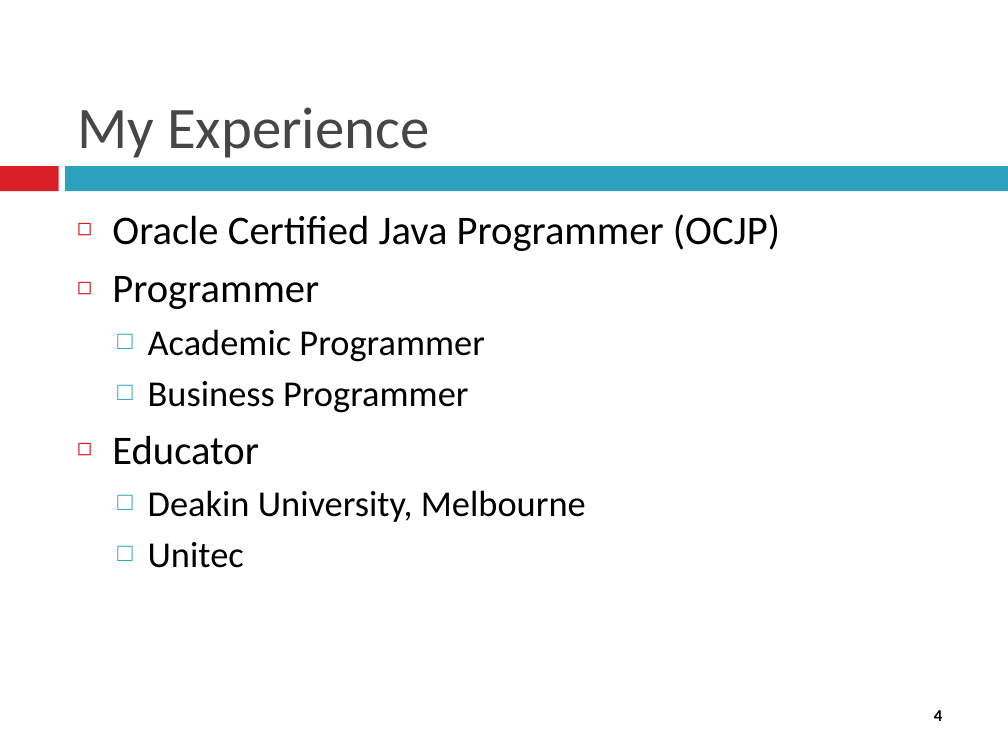
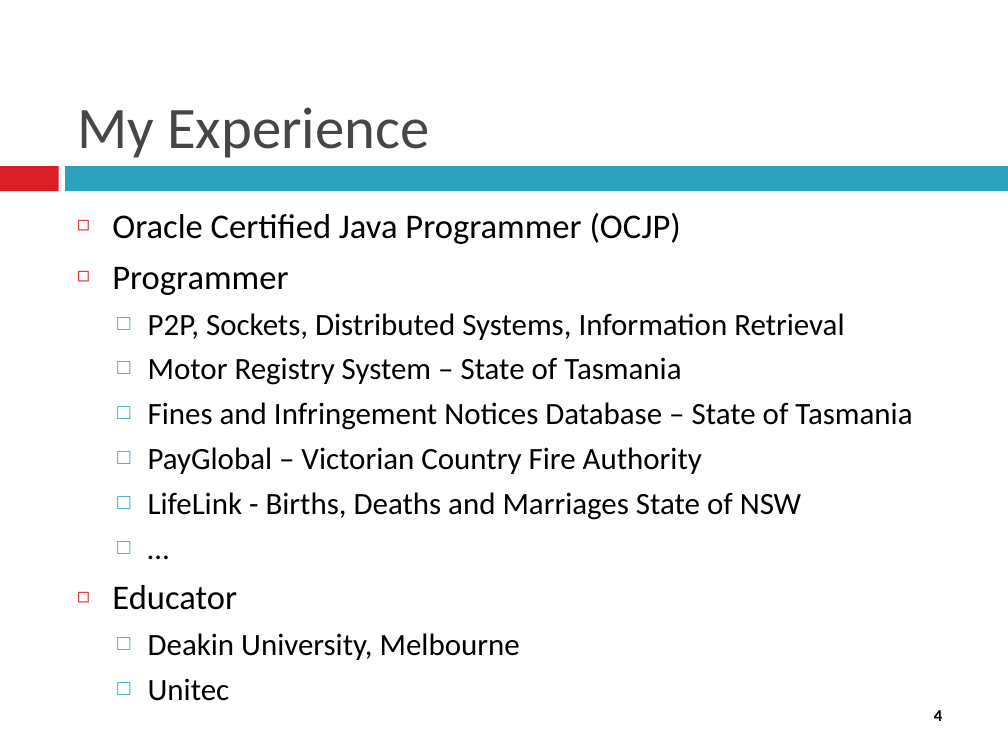
Before and after one commit to gareththomasnz/JAVAEE_Asst2, a slide deck: slide 4 of Documents/Week 1/EnterpriseJava1.pptx. Drawn at 1008x756 pixels with LibreOffice and Linux fonts; fonts in the diff are those of the drawing. Boxes give left, top, right and bottom in pixels: in the first picture for what was removed or moved away, otherwise in the second. Text is boxed around its words. In the diff, an @@ line names an element or a change of style, - is before the commit and + after.

Commit message:
Minor updates to W1 Slides

```diff
--- a/Documents/Week 1/EnterpriseJava1.pptx
+++ b/Documents/Week 1/EnterpriseJava1.pptx
@@ text at <box>112,213,681,660</box>: size 29 to 24.6 pt in "Oracle Certified Java Programmer (OCJP)", "Programmer", "Educator"; size 26 to 22.1 pt in "Deakin University, Melbourne", "Unitec" @@
@@ text at <box>148,313,912,520</box>: text changed; size 26 to 22.1 pt @@
-  □ Academic Programmer
-  □ Business Programmer
+  □ P2P, Sockets, Distributed Systems, Information Retrieval
+  □ Motor Registry System – State of Tasmania
+  □ Fines and Infringement Notices Database – State of Tasmania
+  □ PayGlobal – Victorian Country Fire Authority
+  □ LifeLink - Births, Deaths and Marriages State of NSW
+  □ …
```
Also in this commit, not shown: 3 other slides changed.
